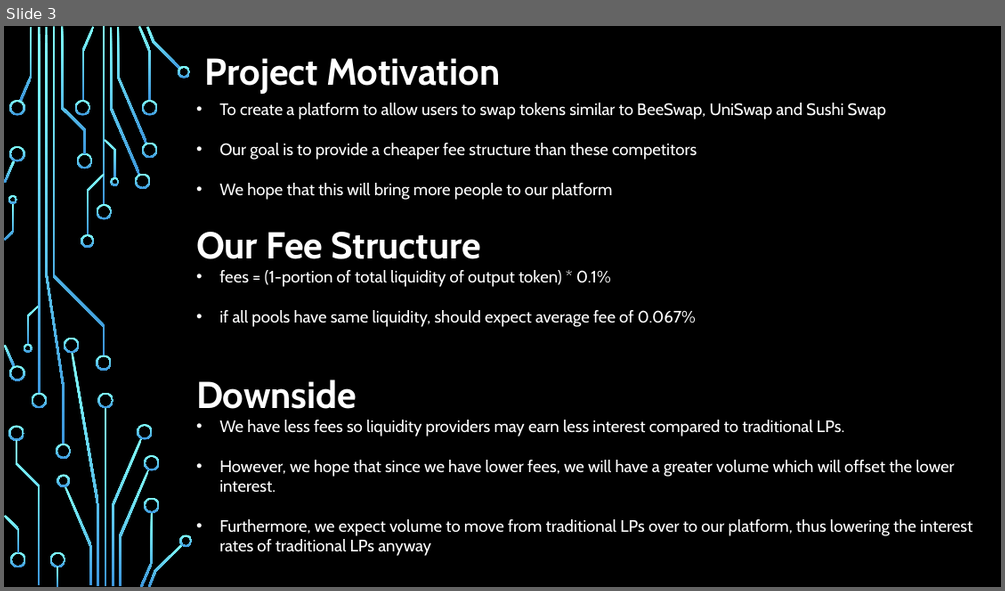
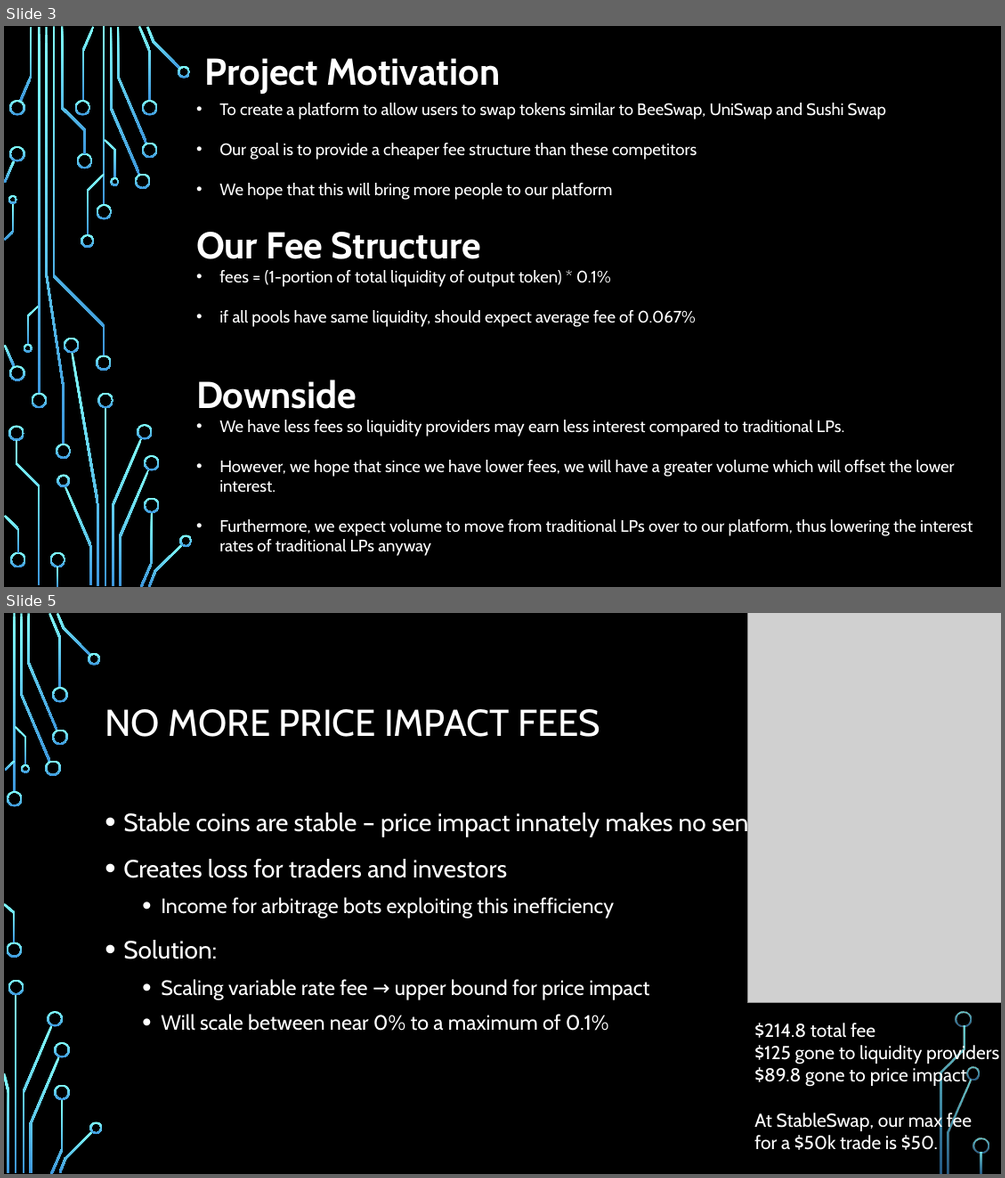
Before and after one commit to KesselRunSmuggler/Project_LP, a slide deck: DEX DEMO DAY.pptx. Shown one above the other, each under a label of ours: slide 3 before the commit, slides 3 and 5 after it; the slides between them are not shown. The pictures are 1005x591 and 1005x1178 pixels, drawn with LibreOffice and Linux fonts; fonts in the diff are those of the drawing; grey boxes stand for pictures; background and template pictures are left out. Boxes give left, top, right and bottom in pixels: in the first picture for what was removed or moved away, otherwise in the second. Text is boxed around its words. In the diff, an @@ line names an element or a change of style, - is before the commit and + after.

```diff
--- a/DEX DEMO DAY.pptx
+++ b/DEX DEMO DAY.pptx
@@ slide 5 added at <box>4,613,1001,1174</box>, background picture (left out) @@
@@ picture added at <box>747,613,1001,1003</box> @@
@@ title added at <box>105,709,600,737</box>, 36 pt, text #FFFFFF @@
+NO MORE PRICE IMPACT FEES
@@ text added at <box>123,811,771,1030</box>, 20 pt, text #FFFFFF @@
+• Stable coins are stable – price impact innately makes no sense
+• Creates loss for traders and investors
+  • Income for arbitrage bots exploiting this inefficiency
+• Solution:
+  • Scaling variable rate fee → upper bound for price impact
+  • Will scale between near 0% to a maximum of 0.1%
@@ text added at <box>754,1022,999,1150</box>, 18 pt, text #FFFFFF @@
+$214.8 total fee
+$125 gone to liquidity providers
+$89.8 gone to price impact
+At StableSwap, our max fee
+for a $50k trade is $50.
@@ group added at <box>4,613,989,1174</box>: 31 freeform shapes, 3 rectangles @@
```
Also in this commit, not shown: 4 other slides added.
